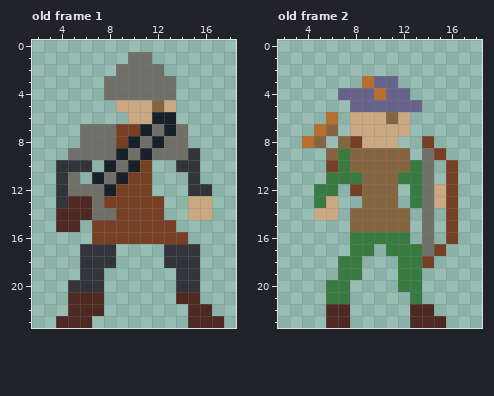
Pixel-art file -- assets/asesprite/characters.aseprite. The picture above was drawn from the file before the commit.
24x24 pixels, 3 frames. Shown: old frame 1: x 2..18, y 0..23; old frame 2: x 2..18, y 0..23. The old version is drawn lined up with the new one, on the new canvas. The commit also changed other frames, which this record leaves out.
Now the later version:
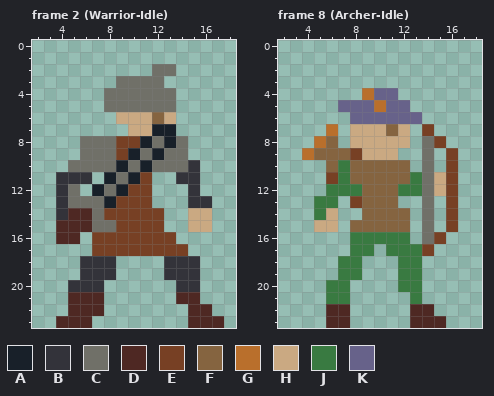
Palette (. is transparent): A #182029  B #33333a  C #707068  D #4e2823  E #774024  F #856440  G #b96f2c  H #caa982  J #397a41  K #67628a
A new or re-ordered frame is compared with the old frame closest to it.
The edit:
canvas 24x24 -> 32x24, the old top-left corner now at -2,0 (the part of the old canvas that was cut away was empty and is not shown)
frames 3 -> 21
frames re-ordered
Changed rows in their new state; - is an unchanged pixel.
Frame 2 (Warrior-Idle) against old frame 1:
first column x 4:
 1 ------..-----
 2 -----...-C---
 3 ----.----.---
 5 ----CCCCCC---
 6 -----H--FH---
 7 --....HHA-.--
 8 ------EACA---
 9 -.---EACA--.-
10 .CCCCACACCC--
11 -BB.ACA---B--
12 --.ACA------.
13 -CC-A---.--BB
14 B---E--------
15 --DCC----.-HH
16 DD--------.--
17 --.EEEEEEEE.-
19 ----B----B---
Frame 8 (Archer-Idle) is new; against old frame 2:
first column x 4:
 3 -----...-----
 4 ---..GK-.----
 5 ---K--G--.---
 6 --.-KKKKKK---
 7 -.G----F--E--
 8 .GF.H---H-CE-
 9 GF-FEHHH.--.E
10 --F------.---
11 --E-F---F--H-
12 -.-JJ---J----
13 --J-E----.-.-
14 -J--.--------
15 -HH----------
16 -----------E.
17 ----------E.-
18 ----------.--
Changed places in both pictures, as pixel boxes (x1, y1, x2, y2):
changed: (56, 52, 212, 280)
changed: (302, 76, 458, 268)
